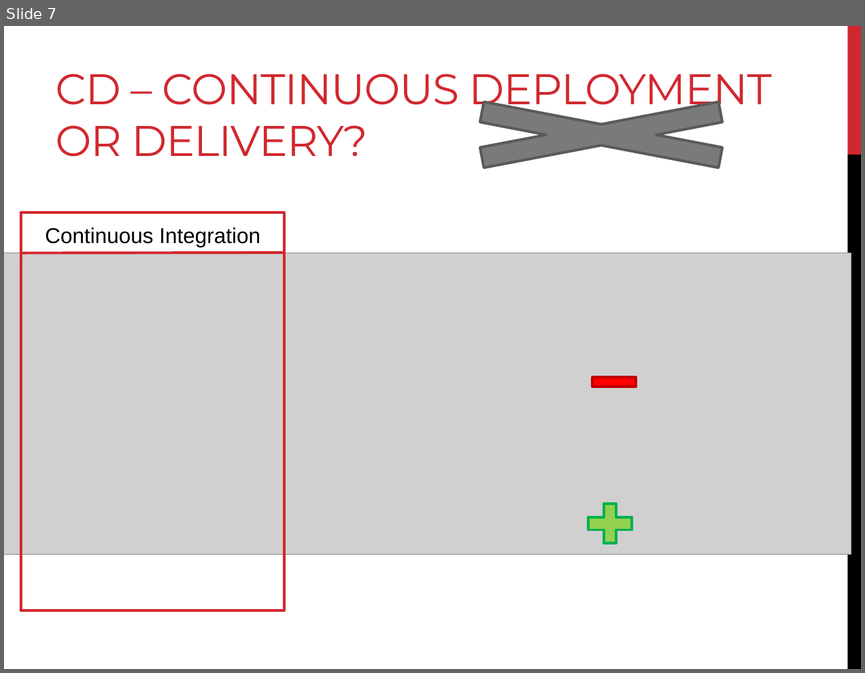
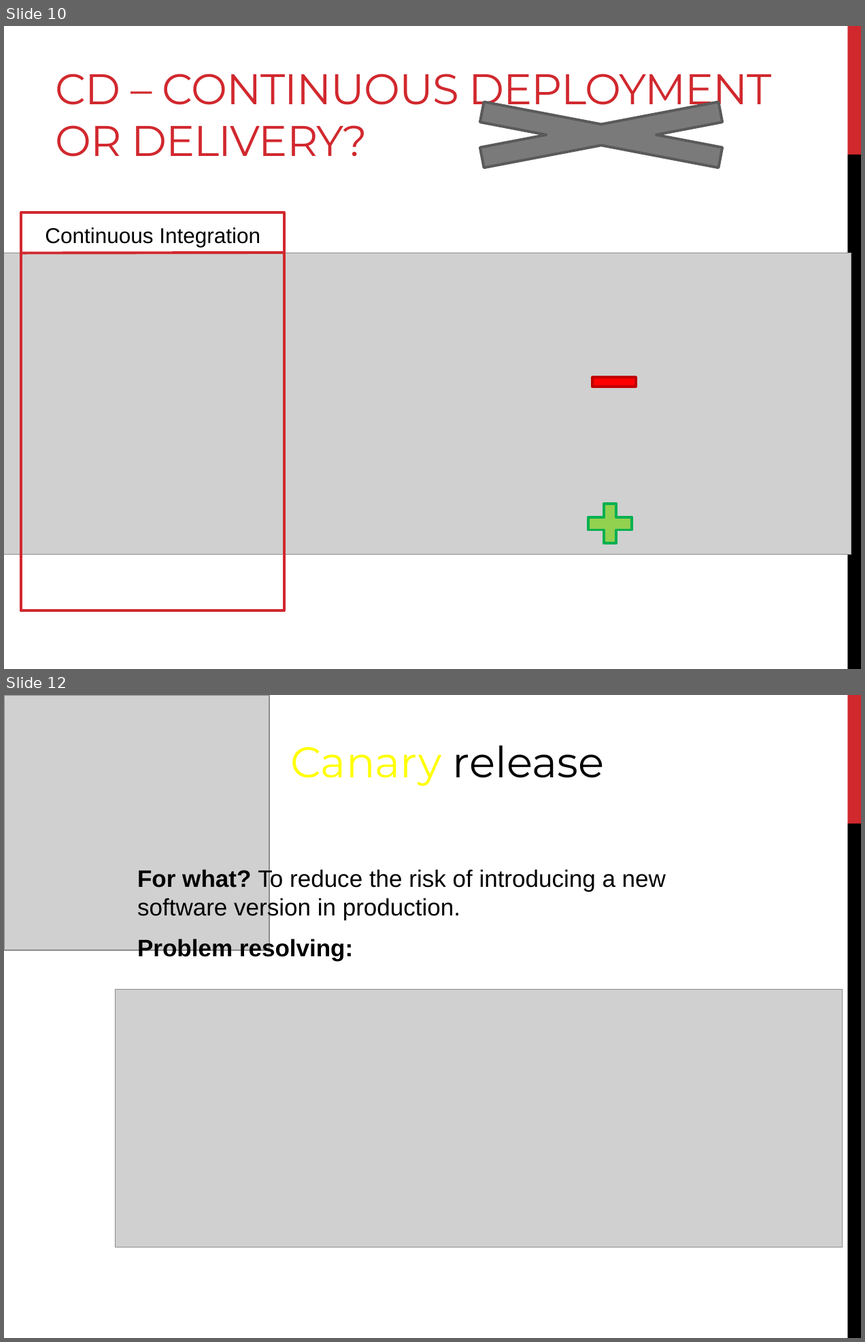
Before and after one commit to tarasiscom/Lv-273, a slide deck: education/Continious Integration&Deployment.pptx. Shown one above the other, each under a label of ours: slide 7 before the commit, slides 10 and 12 after it; the slides between them are not shown. The pictures are 865x673 and 865x1342 pixels, drawn with LibreOffice and Linux fonts; fonts in the diff are those of the drawing; grey boxes stand for pictures. Boxes give left, top, right and bottom in pixels: in the first picture for what was removed or moved away, otherwise in the second. Text is boxed around its words. In the diff, an @@ line names an element or a change of style, - is before the commit and + after.

```diff
--- a/education/Continious Integration&Deployment.pptx
+++ b/education/Continious Integration&Deployment.pptx
@@ slide 12 added at (x1=4, y1=695, x2=861, y2=1338), background #FFFFFF; not listed: 2 template elements that a slide beside it also shows @@
@@ picture added at (x1=4, y1=695, x2=270, y2=950) @@
@@ title added at (x1=290, y1=745, x2=604, y2=786), 36 pt, text #000000 @@
+Canary release
@@ text added at (x1=137, y1=868, x2=666, y2=961), 20 pt, text #000000 @@
+For what? To reduce the risk of introducing a new software version in production.
+Problem resolving:
@@ picture added at (x1=116, y1=989, x2=843, y2=1248) @@
@@ what was slide 7 is now slide 10 @@
```
Also in this commit, not shown: 2 slides changed, 6 other slides added.
